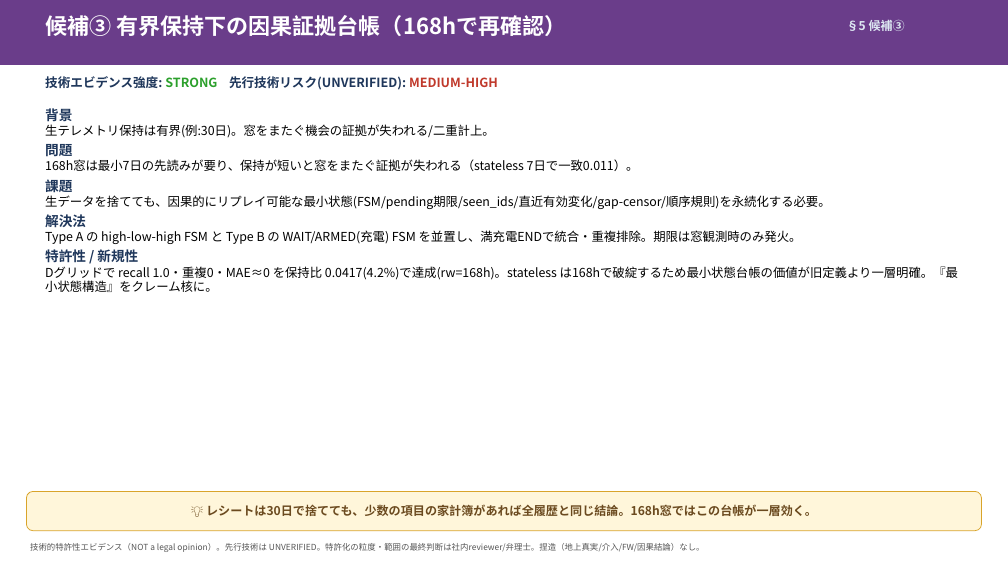
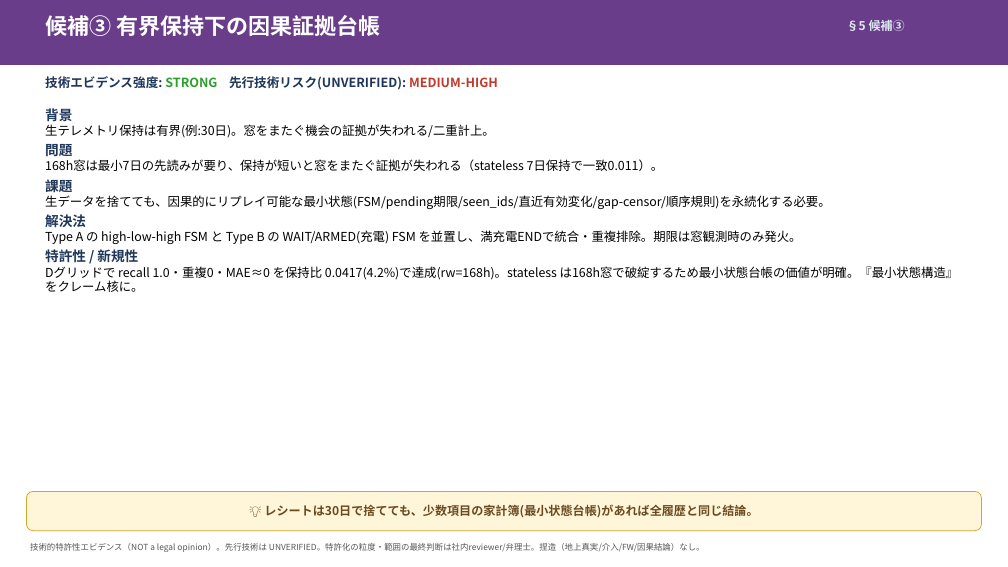
Before and after one commit to naja-hubble/battery-usage-ai, a slide deck: slide 31 of data/reports/fcc_patent_summary_slides_v5_od2.pptx (slide 28 before the commit). Drawn at 1008x567 pixels with LibreOffice and Linux fonts; fonts in the diff are those of the drawing. Boxes give left, top, right and bottom in pixels: in the first picture for what was removed or moved away, otherwise in the second. Text is boxed around its words. In the diff, an @@ line names an element or a change of style, - is before the commit and + after.

```diff
--- a/data/reports/fcc_patent_summary_slides_v5_od2.pptx
+++ b/data/reports/fcc_patent_summary_slides_v5_od2.pptx
@@ text at [45, 15, 381, 36]: text changed @@
-候補③ 有界保持下の因果証拠台帳（168hで再確認）
+候補③ 有界保持下の因果証拠台帳
@@ text at [45, 159, 663, 171]: text changed @@
-168h窓は最小7日の先読みが要り、保持が短いと窓をまたぐ証拠が失われる（stateless 7日で一致0.011）。
+168h窓は最小7日の先読みが要り、保持が短いと窓をまたぐ証拠が失われる（stateless 7日保持で一致0.011）。
@@ text at [45, 266, 959, 292]: text changed @@
-Dグリッドで recall 1.0・重複0・MAE≈0 を保持比 0.0417(4.2%)で達成(rw=168h)。stateless は168hで破綻するため最小状態台帳の価値が旧定義より一層明確。『最小状態構造』をクレーム核に。
+Dグリッドで recall 1.0・重複0・MAE≈0 を保持比 0.0417(4.2%)で達成(rw=168h)。stateless は168h窓で破綻するため最小状態台帳の価値が明確。『最小状態構造』をクレーム核に。
@@ text in rounded rectangle at [264, 504, 759, 518]: text changed @@
-💡 レシートは30日で捨てても、少数の項目の家計簿があれば全履歴と同じ結論。168h窓ではこの台帳が一層効く。
+💡 レシートは30日で捨てても、少数項目の家計簿(最小状態台帳)があれば全履歴と同じ結論。
```
Also in this commit, not shown: 26 other slides changed, 6 slides added, 12 other files.
